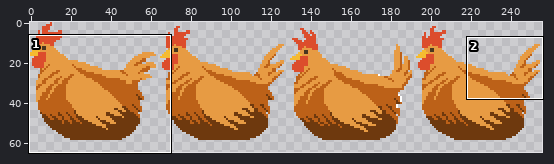
Sprite sheet: assets/images/chicken01.png. Above, an overview of the earlier version with the close-up marked.
Close-up. Before the commit:
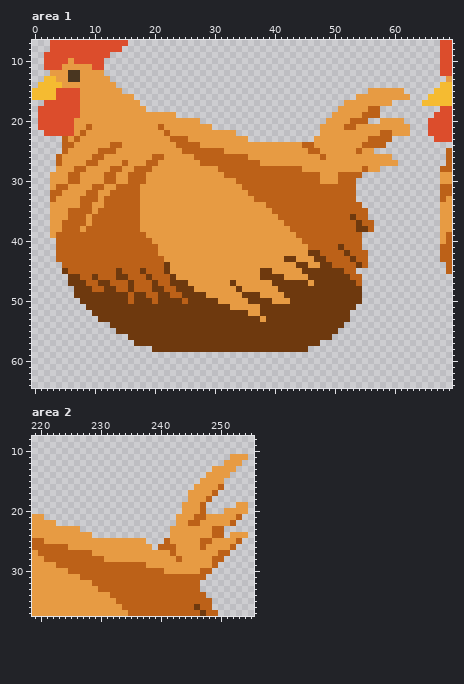
The file is 256x256 pixels. Shown: area 1: x 0..69, y 7..64; area 2: x 219..255, y 8..37. The wide view leaves out empty margins. The commit also changed other parts of the picture, which this record leaves out.
After:
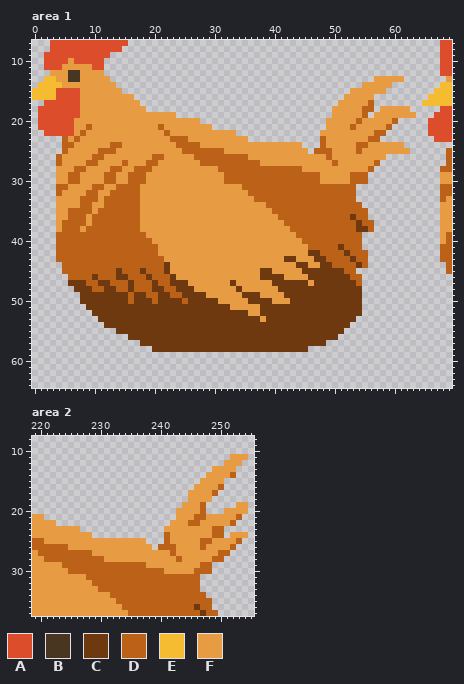
Palette (. is transparent): A #dc4d2c  B #493620  C #6e390e  D #bc6118  E #f5bb31  F #e79b43
Diff:
Area 1:
y 13: x 57..61 ..... -> FFFFF
y 14: x 55..59 ..... -> FFFFF
y 15: x 53..55 ... -> FFF; x 59..61 FFF -> ...
y 16: x 52..53 .. -> FF; x 57..62 FFFFFF -> ......
y 17: x 51 . -> F; x 56..59 FFFF -> D...
y 18: x 50 . -> F; x 55 F -> D; x 57..62 D..... -> .FFFFF
y 19: x 56..63 DD...... -> .FFFFFFF
y 20: x 53 D -> F; x 55..57 D.. -> FFF; x 60..61 FF -> D.
y 21: x 48 F -> .; x 52 D -> F; x 59..62 FFFF -> D...
y 22: x 57 F -> D; x 59..62 DFFF -> ....
y 23: x 47..48 FF -> .D; x 58..59 DD -> ..
y 24: x 45..48 DDFF -> ...D; x 54 F -> D; x 56..61 DDD... -> FFFFFF
y 25: x 46 D -> .; x 48..49 FF -> DD; x 57..62 ...... -> FFFFFF
y 26: x 48..49 DF -> FD; x 59 F -> .
y 27: x 50 F -> D; x 57..60 FFFF -> D...
y 28: x 55..57 DFF -> FD.
y 29: x 3 F -> .; x 51..52 DD -> FF; x 55 . -> D
y 30: x 3 F -> .; x 32..33 FF -> DD; x 51..52 DD -> FF; x 54..55 .. -> DD
y 31: x 3 F -> .
y 32..33: x 3 D -> .
y 34..39: x 3 F -> .
y 45: x 5 C -> D
y 46: x 6..7 CC -> DD
y 49: x 7 C -> .
y 51: x 54 . -> C
y 52: x 53..54 .. -> CC
y 53: x 53 . -> C
y 54: x 12 . -> C; x 52 . -> C
y 55: x 51 . -> C
y 56: x 50 . -> C
y 57: x 17 C -> .; x 48 . -> C
Area 2:
y 14: x 252 . -> D
y 18: x 248 D -> F
y 20: x 243 . -> F
y 22: x 242 . -> F
y 23: x 241 . -> F
y 24: x 241 . -> D
y 29: x 223 D -> F; x 247..249 FFD -> DD.
y 30: x 246 F -> D
y 31: x 227 D -> F; x 247 D -> .
